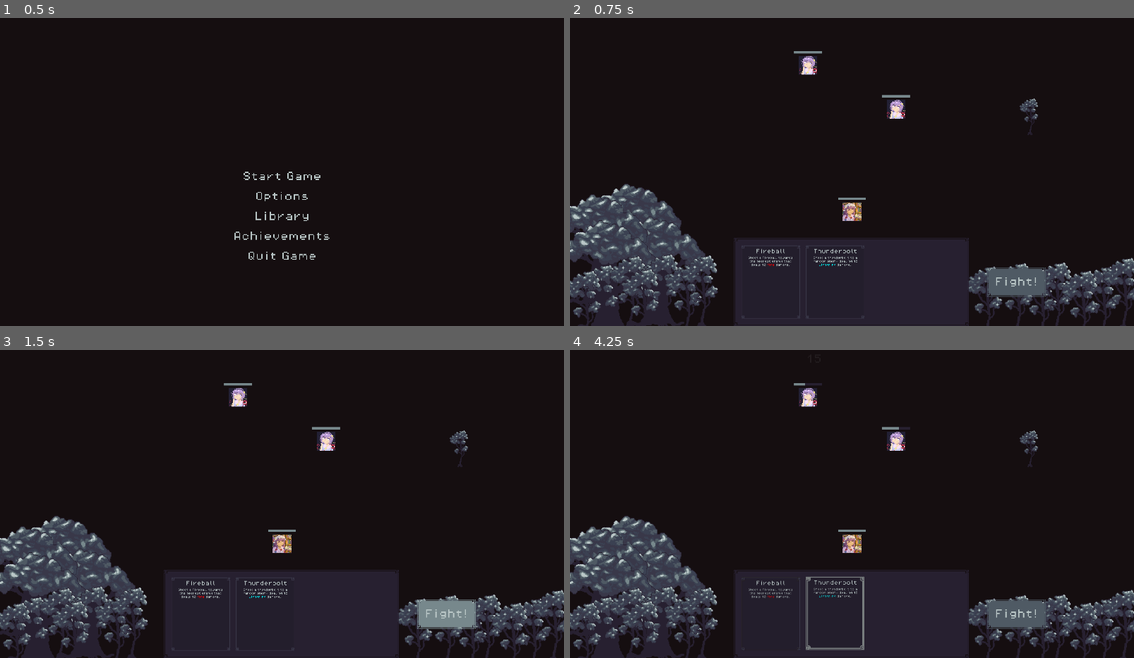
Above: before the commit, frames 1-4 (two rows, left to right).
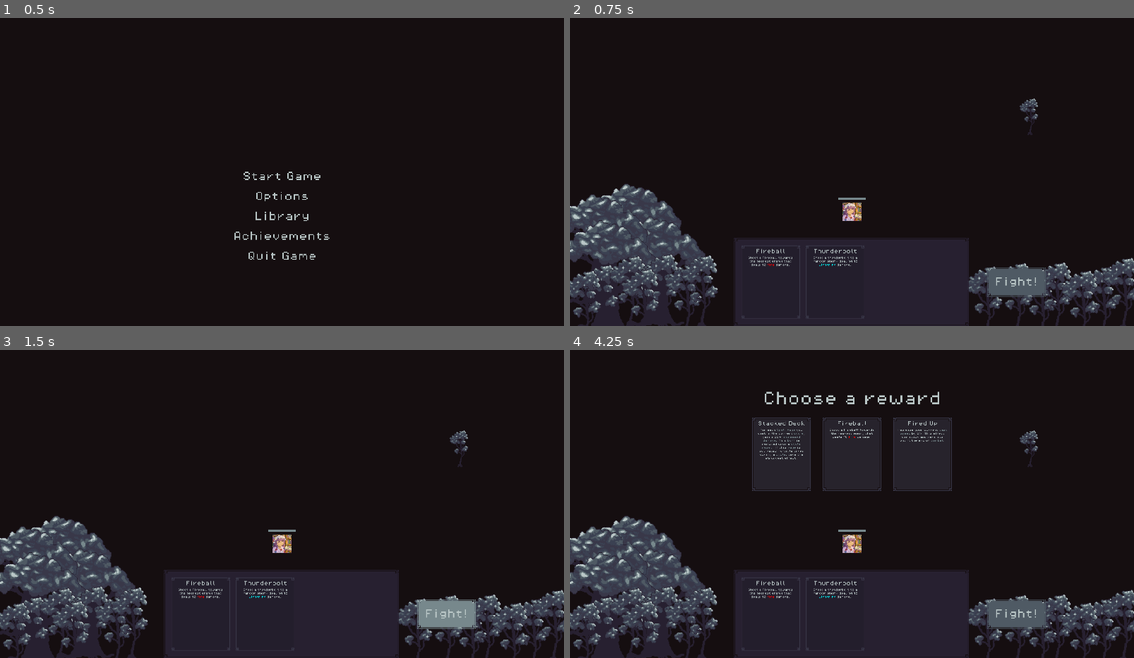
Above: after the commit, the same moments.

Repository: Jelmerrr/Grimoire
Game: Godot game, scene res://Scenes/TitleScreenScene.tscn
Same seed, same stepped clock (60 frames per second), same inputs: the game is played once before the commit and once after it.
Inputs (mouse positions are in pixels of both pictures, inside the frame that each line leads up to):
- Up to frame 1 (0.5 s): no input
- Up to frame 2 (0.75 s): click "Start Game" at 0.5 s
- Up to frame 3 (1.5 s): click "Fight!" at 1.25 s
- Up to frame 4 (4.25 s): click "Fight!" at 2 s; click "Fight!" at 2.75 s; drag from (773, 614) to (806, 396) at 3.52 s

Frame 1 is identical in both runs. In frame 2, 0.5% of the frame differs, in the area x 39-61%, y 10-33%; in frame 3, 0.5%; in frame 4, 8.2%, in the area x 31-68%, y 10-98%.
Error after the commit: Parse Error: Function "Cast_Page()" not found in base self. (res://Scripts/Controllers/EnemyController.gd:52)

Commit message:
Early start of reworking enemy ai
Enemies will now be able to cast from a Grimoire instead of being forced to only have 1 available attack.

Diff:
--- a/Resources/Enemy/Enemy Resources/TrainingDummy.tres
+++ b/Resources/Enemy/Enemy Resources/TrainingDummy.tres
@@ -1,8 +1,16 @@
-[gd_resource type="Resource" script_class="BaseEnemyResource" load_steps=4 format=3 uid="uid://t8ncgrjjpm32"]
+[gd_resource type="Resource" script_class="BaseEnemyResource" load_steps=7 format=3 uid="uid://t8ncgrjjpm32"]
 
 [ext_resource type="Script" uid="uid://cqiyxfo60k6tj" path="res://Resources/Enemy/res_BaseEnemy.gd" id="1_1rl3a"]
 [ext_resource type="Resource" uid="uid://bmvokbotxdoyw" path="res://Resources/Pages/Page Resources/Fireball.tres" id="1_stdut"]
 [ext_resource type="Texture2D" uid="uid://ba284d84evukq" path="res://Assets/Sprites/Placeholder/SatoriPortrait 64x64.png" id="1_t1v52"]
+[ext_resource type="Script" uid="uid://4uqlkofs35db" path="res://Resources/Pages/Res_PageEntry.gd" id="2_8obyg"]
+[ext_resource type="Script" uid="uid://djtj3q8sol68n" path="res://Resources/Grimoire/Res_Grimoire.gd" id="3_hjtwb"]
+
+[sub_resource type="Resource" id="Resource_7gtu3"]
+script = ExtResource("3_hjtwb")
+Pages = Array[ExtResource("2_8obyg")]([ExtResource("1_stdut")])
+CastSpeed = 2.5
+metadata/_custom_type_script = "uid://djtj3q8sol68n"
 
 [resource]
 script = ExtResource("1_1rl3a")
@@ -13,4 +21,5 @@
 enemyAttack = ExtResource("1_stdut")
 enemySprite = ExtResource("1_t1v52")
 hpPerLevel = 10
+enemyGrimoire = SubResource("Resource_7gtu3")
 metadata/_custom_type_script = "uid://cqiyxfo60k6tj"
--- a/Scripts/Controllers/EnemyController.gd
+++ b/Scripts/Controllers/EnemyController.gd
@@ -5,6 +5,7 @@
 var currentHealth
 var spawnPos: Vector2 = Vector2(0, -360)
 var level: int = 1
+var awake: bool = false
 
 @onready var action_timer: Timer = $ActionTimer
 @onready var sprite_2d: Sprite2D = $Sprite2D
@@ -27,11 +28,13 @@
 func WakeUp() -> void:
 	#Function gets called on combat start for each active enemy.
 	action_timer.wait_time = enemyResource.actionSpeed
+	awake = true
 	action_timer.start()
 
 func Sleep() -> void:
 	#Failsafe to disable enemies should one still exist on combat end.
 	action_timer.stop()
+	awake = false
 	#queue_free() This should be enabled after debuging and round spawning logic is done.
 
 func _on_action_timer_timeout() -> void:
@@ -42,6 +45,20 @@
 			instance.spawnPos = global_position
 			instance.pageAlignment = UtilsGlobalEnums.alignment.Enemy
 			add_child.call_deferred(instance)
+
+func Cycle_Pages() -> void:
+	for item in UtilsGlobalVariables.playerGrimoire.Pages:
+		if UtilsGlobalVariables.inCombat:
+			Cast_Page(item)
+			await get_tree().create_timer(enemyResource.enemyGrimoire.CastSpeed).timeout
+		else:
+			break
+	if UtilsGlobalVariables.inCombat:
+		Restart_Cycle()
+
+func Restart_Cycle() -> void:
+	await get_tree().create_timer(enemyResource.enemyGrimoire.CastSpeed).timeout
+	Cycle_Pages()
 
 func Get_Damaged(BaseDamage):
 	var damage = UtilsGlobalFunctions.DamageCalc(BaseDamage)
